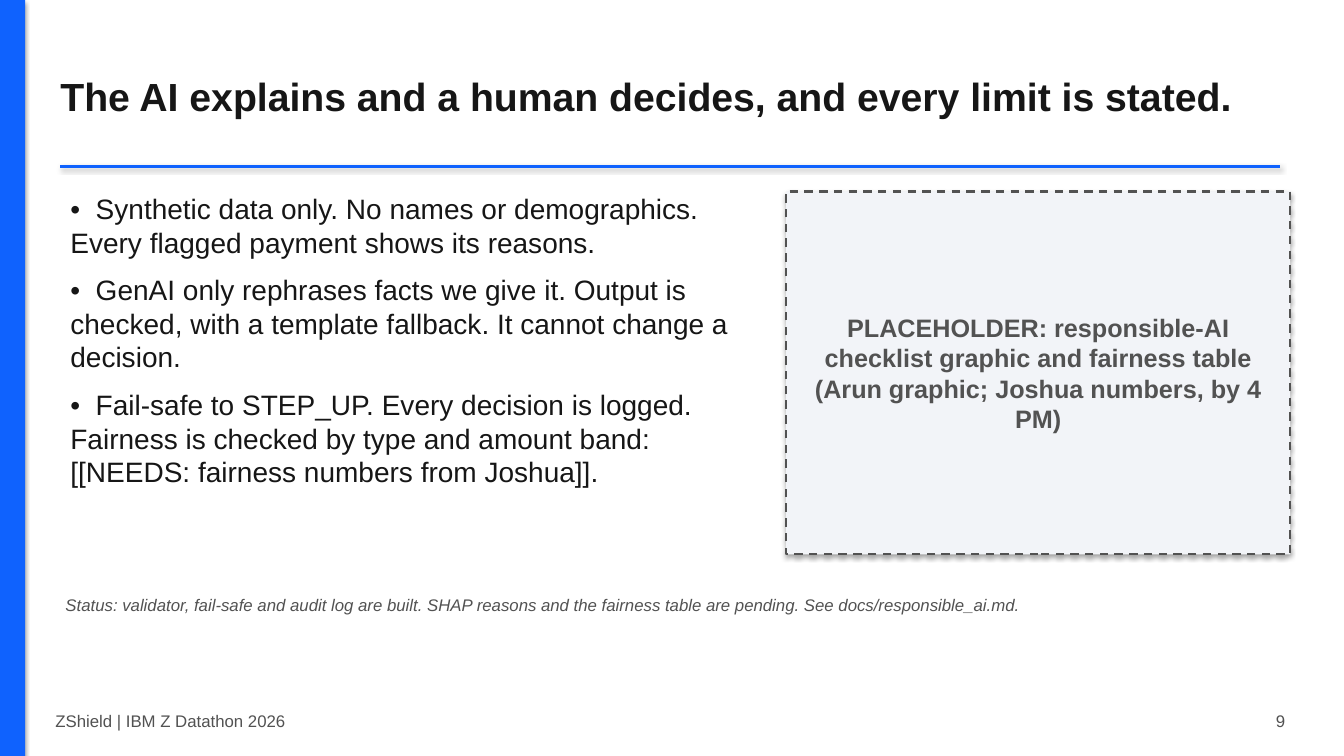
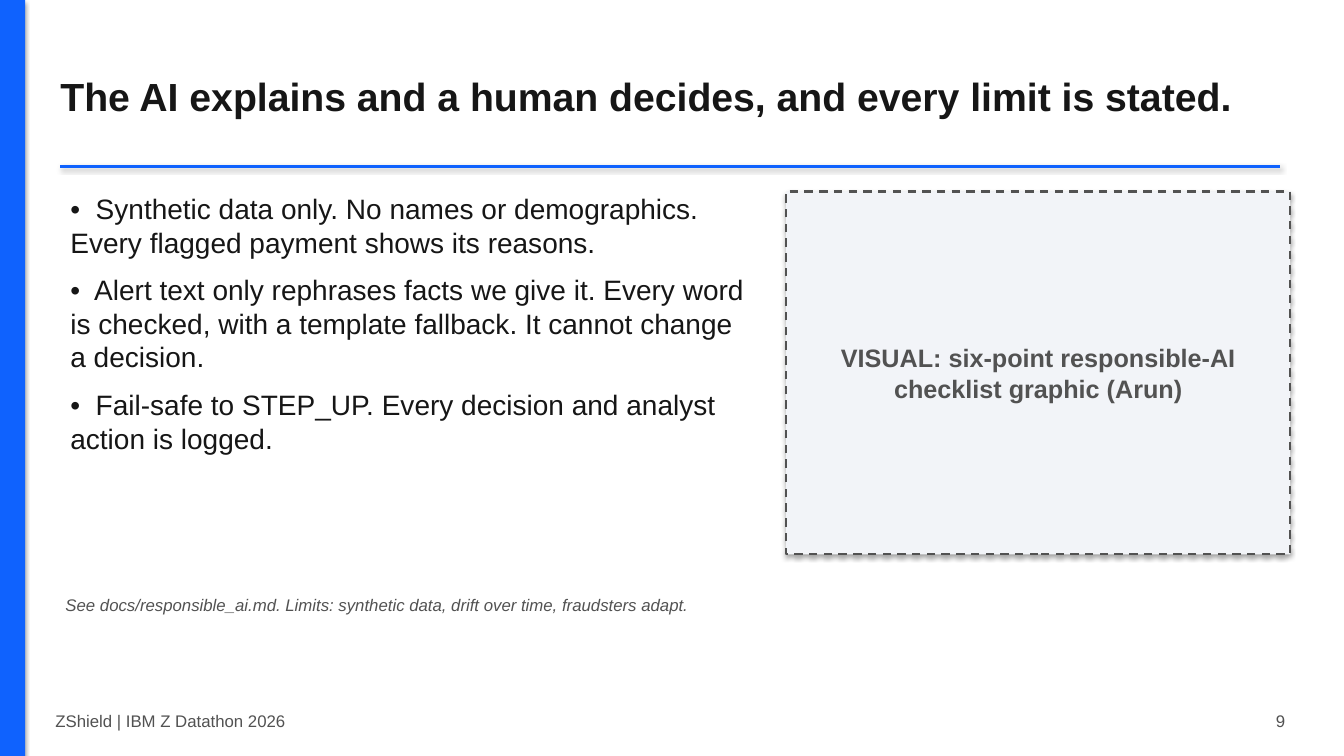
Before and after one commit to Vishaal1409/zshield, a slide deck: slide 9 of docs/deck/ZShield_deck_draft.pptx. Drawn at 1344x756 pixels with LibreOffice and Linux fonts; fonts in the diff are those of the drawing. Boxes give left, top, right and bottom in pixels: in the first picture for what was removed or moved away, otherwise in the second. Text is boxed around its words. In the diff, an @@ line names an element or a change of style, - is before the commit and + after.

```diff
--- a/docs/deck/ZShield_deck_draft.pptx
+++ b/docs/deck/ZShield_deck_draft.pptx
@@ text at <box>70,279,744,454</box>: text changed @@
-• GenAI only rephrases facts we give it. Output is checked, with a template fallback. It cannot change a decision.
-• Fail-safe to STEP_UP. Every decision is logged. Fairness is checked by type and amount band: [[NEEDS: fairness numbers from Joshua]].
+• Alert text only rephrases facts we give it. Every word is checked, with a template fallback. It cannot change a decision.
+• Fail-safe to STEP_UP. Every decision and analyst action is logged.
@@ text in rectangle at <box>841,348,1235,403</box>: text changed @@
-PLACEHOLDER: responsible-AI checklist graphic and fairness table (Arun graphic; Joshua numbers, by 4 PM)
+VISUAL: six-point responsible-AI checklist graphic (Arun)
@@ text at <box>65,599,688,615</box>: text changed @@
-Status: validator, fail-safe and audit log are built. SHAP reasons and the fairness table are pending. See docs/responsible_ai.md.
+See docs/responsible_ai.md. Limits: synthetic data, drift over time, fraudsters adapt.
```
Also in this commit, not shown: 10 other slides changed, 11 other files.
